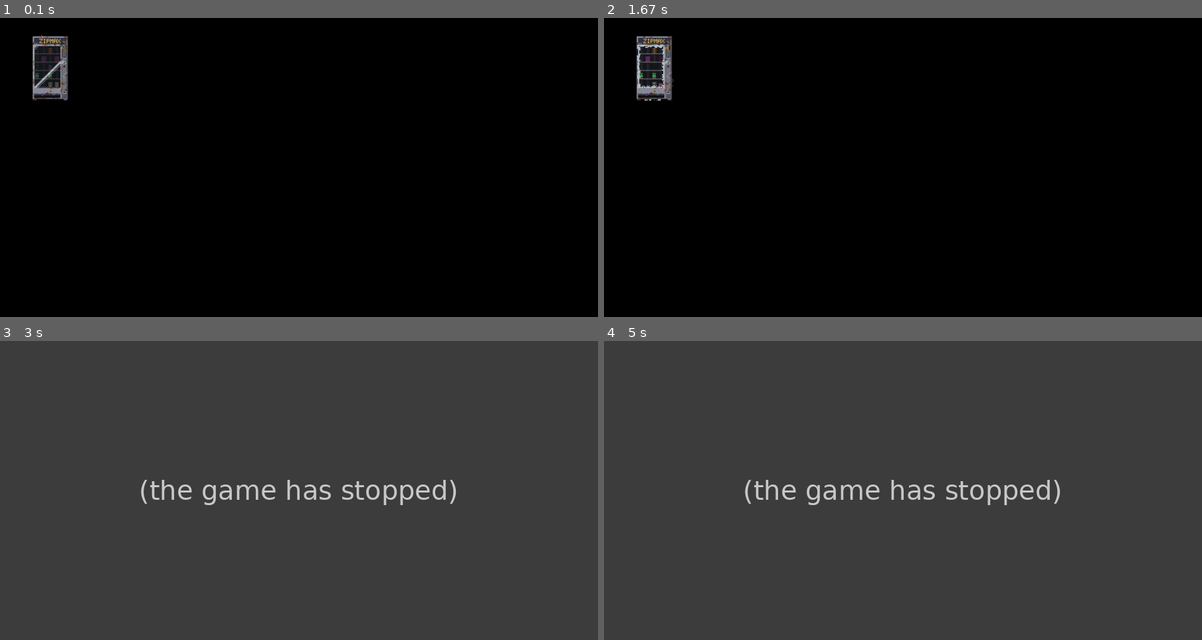
Above: before the commit, frames 1-4 (two rows, left to right).
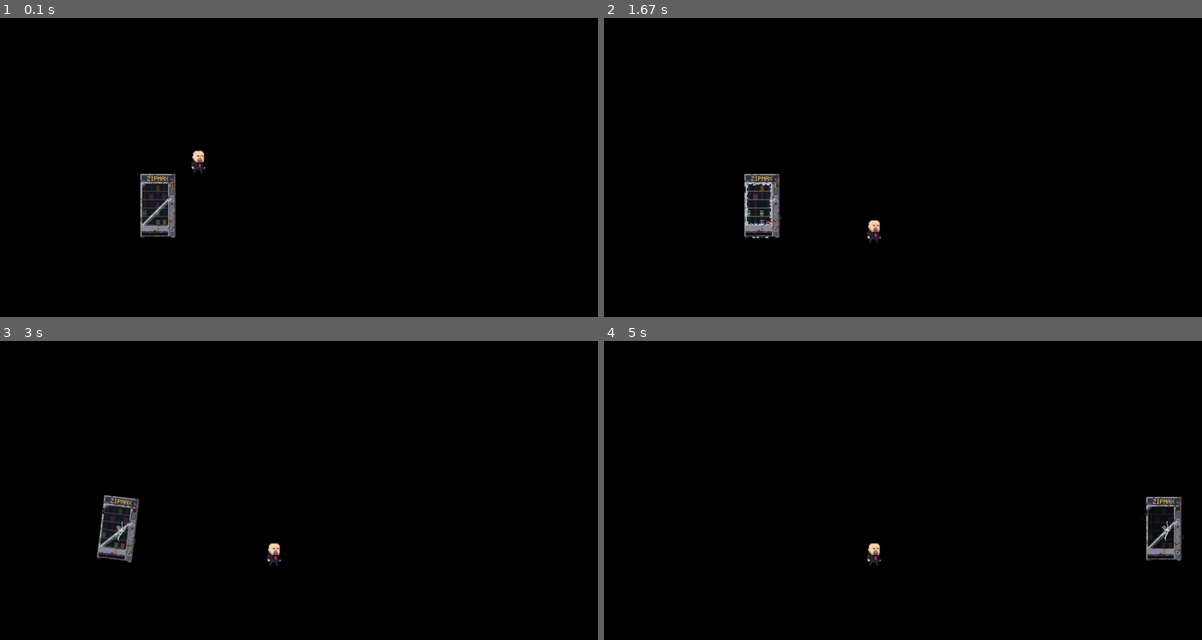
Above: after the commit, the same moments.

Repository: polgonzalez05/luathon-MasAitorGonzalezPolGarciaEnricMorerresJordiDoneuxGillesDelohenLuc
Game: LÖVE game, started from main.lua
The game is run twice, just before and just after one commit, with the same random seed, the same clock (stepped at 60 frames per second) and the same inputs.
Inputs:
- Up to frame 1 (0.1 s): no input
- Up to frame 2 (1.67 s): hold D 0.33-0.8 s; hold D 0.83-1.3 s; hold A from 1.33 s (still down)
- Up to frame 3 (3 s): release A at 1.87 s; hold A 1.9-2.3 s; hold D 2.33-2.97 s
- Up to frame 4 (5 s): hold A 3-3.47 s; hold D 3.5-3.97 s; hold D 4-4.47 s; hold A from 4.5 s (still down)

The runs differ from the first frame. In frame 1, 2.6% of the frame differs, in the area x 5-35%, y 5-74%; in frame 2, 2.7%; in frame 3, 100%; in frame 4, 100%, in the area x 0-100%, y 0-100%.
Error before the commit: lib/FSM/StateMachine.lua:224: attempt to index field 'parentState' (a nil value); the game stopped at 1.7 s (later frames are placeholders)

Commit message:
barrido

Diff:
--- a/lib/FSM/StateMachine.lua
+++ b/lib/FSM/StateMachine.lua
@@ -87,6 +87,11 @@
 	--print("StateMachine::canChageStateTo for " .. self.entity.classType .. " stateName: ", stateName)
 	--print("StateMachine::canChangeStateTo: ", stateName, ", currentState: ", self.state)
 	local theState = self.states[stateName]
+
+	if stateName == self.state then
+		return true
+	end
+
 	local score = 0
 	local win = 2
 
@@ -186,6 +191,32 @@
 		print("ERROR: StateMachine::changeState, Cannot make transition: State " .. stateTo .. " is not defined.")
 		return false
 	end
+
+	--****************
+	if stateTo == self.state then
+		local currentState = self.states[self.state]
+		if currentState.exit ~= nil then
+			currentState.exit({
+				name = "onExitState",
+				target = self,
+				fromState = self.state,
+				toState = stateTo
+			})
+		end
+
+		if currentState.enter ~= nil then
+			currentState.enter({
+				name = "OnEnterState",
+				target = self,
+				fromState = self.state,
+				toState = stateTo,
+				entity = self.entity
+			})
+		end
+		return true
+	end
+	--****************
+
 	--print("before canChange")
 	--print("btw, can we change?: ", self:canChangeStateTo(stateTo))
 	if self:canChangeStateTo(stateTo) == false then
@@ -198,6 +229,7 @@
 		--self:dispatchEvent(outEvent)
 		return false
 	end
+
 	--print("before find path")
 	local path = self:findPath(state, stateTo)
 	--print("after path")
@@ -220,11 +252,15 @@
 		local len = firstPath
 		--print("len: ", len)
 		while p < len do
-			self.parentState = self.parentState.parent
-			if self.parentState.exit ~= nil then
-				exitCallback.currentState = self.parentState.name
-				self.parentState.exit(exitCallback)
-			end
+			if self.parentState and self.parentState.parent then
+				self.parentState = self.parentState.parent
+
+				if self.parentState.exit ~= nil then
+					exitCallback.currentState = self.parentState.name
+					self.parentState.exit(exitCallback)
+				end
+			end
+			p = p +1
 		end
 	end
 
--- a/lib/animatedActor.lua
+++ b/lib/animatedActor.lua
@@ -23,17 +23,18 @@
   end
 end
 function AnimatedActor:update(dt)
-    if self.actFrame <= self.nFrames then
-        self.actFrame = self.actFrame + self.frameRate*dt
-      else
-        self.actFrame =1
-    end
-    self.position = self.position + self.forward * self.speed * dt
+  self.actFrame = self.actFrame + self.frameRate * dt
+
+  if self.actFrame > self.nFrames then
+    self.actFrame = 1
+  end
+
+  self.position = self.position + self.forward * self.speed * dt
 end
 
 function AnimatedActor:draw()
   local i = math.floor(self.actFrame)
-  love.graphics.draw(self.image,self.frames[i],self.position.x,self.position.y,self.rot)
+  love.graphics.draw(self.image,self.frames[i],self.position.x + self.origin.x,self.position.y + self.origin.y,self.rot, self.scale.x, self.scale.y, self.origin.x, self.origin.y)
 end
 
 
--- a/main.lua
+++ b/main.lua
@@ -2,12 +2,15 @@
 local Actor = Actor or require "lib/actor"
 
 local VendingMachine = VendingMachine or require "src/vendingMachine"
+local Character = Character or require "src/character"
 
 actorList = {}
 
 function love.load()
   local vendingMachine = VendingMachine()
   table.insert(actorList, vendingMachine)
+  local character = Character()
+  table.insert(actorList, character)
 end
 
 function love.update(dt)
--- a/src/character.lua
+++ b/src/character.lua
@@ -1,44 +1,45 @@
-local Actor = Actor or require "lib/actor"
+local AnimatedActor = AnimatedActor or require "lib/animatedActor"
+local Vector = Vector or require "lib/vector"
 
-local Character = Actor:extend()
+local Character = AnimatedActor:extend()
 
 function Character:new()
-    self.image = love.graphics.newImage("src/textures/idle/char-idle-0.png")
-    self.pos = { x = 180, y = 540 }
+    Character.super.new(self, "src/textures/idle/char-idle-0.png", 300, 200, 1, 0, 0, 1, 1)
+    self.scale = Vector(1.5, 1.5)
 
     self.speed = 200
     self.gravity = 900
     self.jumpSpeed = -450
     self.velocityY = 0
-    self.groundY = 540
+    self.groundY = 320
 
 end
 
 
 function Character:update(dt)
     if love.keyboard.isDown("a") then
-        self.pos.x = self.pos.x - self.speed * dt
+        self.position.x = self.position.x - self.speed * dt
     end
 
     if love.keyboard.isDown("d") then
-        self.pos.x = self.pos.x + self.speed * dt
+        self.position.x = self.position.x + self.speed * dt
     end
 
     self.velocityY = self.velocityY + self.gravity * dt
-    self.pos.y = self.pos.y + self.velocityY * dt
+    self.position.y = self.position.y + self.velocityY * dt
 
-    if self.pos.y >= self.groundY then
-        self.pos.y = self.groundY
+    if self.position.y >= self.groundY then
+        self.position.y = self.groundY
         self.velocityY = 0
     end
 end
 
 function Character:draw()
-    love.graphics.draw(self.image, self.pos.x, self.pos.y)
+    Character.super.draw(self)
 end
 
 function Character:jump()
-    if self.pos.y >= self.groundY then
+    if self.position.y >= self.groundY then
         self.velocityY = self.jumpSpeed
     end
 end
--- a/src/vendingMachine.lua
+++ b/src/vendingMachine.lua
@@ -5,10 +5,10 @@
 local VendingMachine = AnimatedActor:extend()
 
 function VendingMachine:new()
-  VendingMachine.super.new(self, "src/textures/vendingMachineSpritesheet.png", 20, 20, 8, 0, 0, 24, 12)
-
-
-  self.espera = math.random(30, 200) / 100
+  VendingMachine.super.new(self, "src/textures/vendingMachineSpritesheet.png", 200, 250, 8, 0, 0, 24, 12)
+
+
+  self.espera = love.math.random(30, 200) / 100
 
   self.maxT = 2
   self.minT = 0.3
@@ -18,6 +18,12 @@
   self.probabilidadIdle = 30
   self.probabilidadWalk = 30
   self.probabilidadAttack = 40
+
+  self.velocidadBarrido = 500
+  self.faseBarrido = ""
+  self.direccionBarrido = 1
+  self.esperaP = 0.6
+  self.tiempoP = 0
 
   self.ataques = {
     "aereal",
@@ -31,7 +37,7 @@
   {
     enter = function()
             print("Boss en idle")
-            self.espera = math.random(self.minT * 100, self.maxT * 100) / 100
+            self.espera = love.math.random(self.minT * 100, self.maxT * 100) / 100
     end,
 
     exit = function()
@@ -46,7 +52,7 @@
   {
     enter = function()
             print("Boss moviendose")
-            self.espera = math.random(self.minT * 100, self.maxT * 100) / 100
+            self.espera = love.math.random(self.minT * 100, self.maxT * 100) / 100
     end,
 
     exit = function()
@@ -112,50 +118,95 @@
     end,
 
     exit = function()
+    end,
+
+    from = {"moving", "idle", "aereal", "throw", "barrido"},
+
+    parent = "atacking"
+
+  })
+
+  bossState:addState("death",
+  {
+    enter = function()
+            print("Boss muerto")
+    end,
+
+    exit = function()
+
+    end,
+
+    from = {"*"}
+
+  })
+
+  bossState:setInitialState("idle")
+
+
+end
+
+function VendingMachine:update(dt)
+
+  local estado = bossState.state
+
+  -- Si el ataque ha terminado, preparamos el siguiente estado
+  if (self.ataqueTerminado) then
+    self.ataqueTerminado = false
+    self:siguienteEstado()
+
+  else
+
+    -- Primero movemos al boss
+    VendingMachine.super.update(self, dt)
+
+    if (estado == "idle" or estado == "moving") then
+      self.espera = self.espera - dt
+
+      if (self.espera <= 0) then
+        self:elegirAtaque()
+      end
+
+    elseif (estado == "barrido") then
+
+      local ancho = love.graphics.getWidth()
+
+      if (self.faseBarrido == "buscarBorde") then
+
+        if (self.forward.x < 0 and self.position.x <= 0) then
+          self.position.x = 0
+          self.speed = 0
+          self.tiempoP = self.esperaP
+          self.faseBarrido = "preparar"
+
+        elseif (self.forward.x > 0 and self.position.x + self.width >= ancho) then
+          self.position.x = ancho - self.width
+          self.speed = 0
+          self.tiempoP = self.esperaP
+          self.faseBarrido = "preparar"
+        end
+
+      elseif (self.faseBarrido == "preparar") then
+        self.tiempoP = self.tiempoP - dt
+
+        if (self.tiempoP <= 0) then
+          self.forward = Vector(-self.forward.x, 0)
+          self.speed = self.velocidadBarrido
+          self.rot = 0.12 * self.forward.x
+          self.faseBarrido = "barrer"
+        end
+
+      elseif (self.faseBarrido == "barrer") then
+
+        if (self.forward.x > 0 and self.position.x + self.width >= ancho) then
+          self.position.x = ancho - self.width
           self:terminarAtaque()
-    end,
-
-    from = {"moving", "idle", "aereal", "throw", "barrido"},
-
-    parent = "atacking"
-
-  })
-
-  bossState:addState("death",
-  {
-    enter = function()
-            print("Boss muerto")
-    end,
-
-    exit = function()
-
-    end,
-
-    from = {"*"}
-
-  })
-
-  bossState:setInitialState("idle")
-
-
-end
-
-function VendingMachine:update(dt)
-  VendingMachine.super.update(self, dt)
-
-  local estado = bossState.state
-
-  if (estado == "idle" or estado == "moving") then
-    self.espera = self.espera - dt
-
-    if (self.espera <= 0) then
-      self:elegirAtaque()
-    end
-
-  elseif (estado == "aereal" or estado == "throw" or estado == "barrido") then
-    if (self.ataqueTerminado) then
-      self.ataqueTerminado = false
-      self:siguienteEstado()
+
+        elseif (self.forward.x < 0 and self.position.x <= 0) then
+          self.position.x = 0
+          self:terminarAtaque()
+        end
+
+      end
     end
   end
 
@@ -168,18 +219,18 @@
 end
 
 function VendingMachine:elegirAtaque()
-  local n = math.random(1, #self.ataques)
+  local n = love.math.random(1, #self.ataques)
 
   bossState:changeStateToAtNextTick(self.ataques[n])
 end
 
 function VendingMachine:siguienteEstado()
-  local prob = math.random(1, 100)
+  local prob = love.math.random(1, 100)
 
   if (prob <= self.probabilidadIdle) then
-    bossState:changeState("idle")
+    bossState:changeStateToAtNextTick("idle")
   elseif (prob <= self.probabilidadIdle + self.probabilidadWalk) then
-    bossState:changeState("moving")
+    bossState:changeStateToAtNextTick("moving")
   else
     self:elegirAtaque()
   end
@@ -187,8 +238,10 @@
 end
 
 function VendingMachine:terminarAtaque()
+  self.speed = 0
+  self.rot = 0
+  self.faseBarrido = ""
   self.ataqueTerminado = true
-  self:siguienteEstado()
 end
 
 function VendingMachine:aerealAttack()
@@ -204,9 +257,30 @@
 
 
 function VendingMachine:barridoAttack()
-
-    print("Esta haciendo el ataque de barrido")
-self:terminarAtaque()
+  print("Esta haciendo el ataque de barrido")
+
+  local ancho = love.graphics.getWidth()
+
+  if (self.position.x < 0) then
+    self.position.x = 0
+  elseif (self.position.x + self.width > ancho) then
+    self.position.x = ancho -self.width
+  end
+
+  local dI = self.position.x
+  local dD = ancho - (self.position.x + self.width)
+
+  self.speed = self.velocidadBarrido
+  self.rot = 0
+
+  if (dI < dD) then
+    self.forward = Vector(-1, 0)
+  else
+    self.forward = Vector(1, 0)
+  end
+
+  self.faseBarrido = "buscarBorde"
+
 end
 
 return VendingMachine
Not shown, removed: src/character
